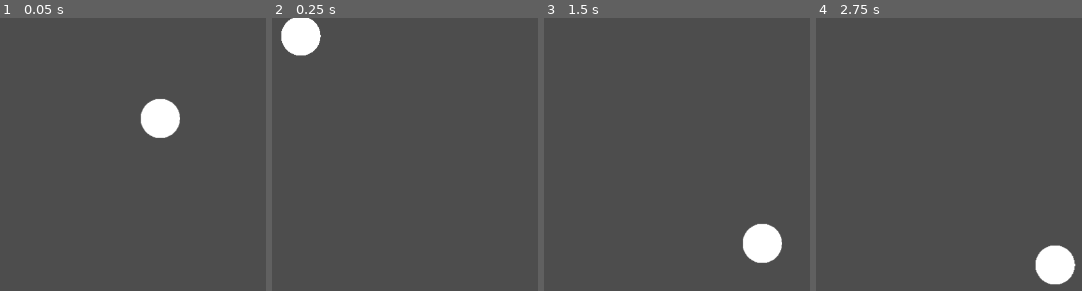
Above: before the commit, frames 1-4 (left to right).
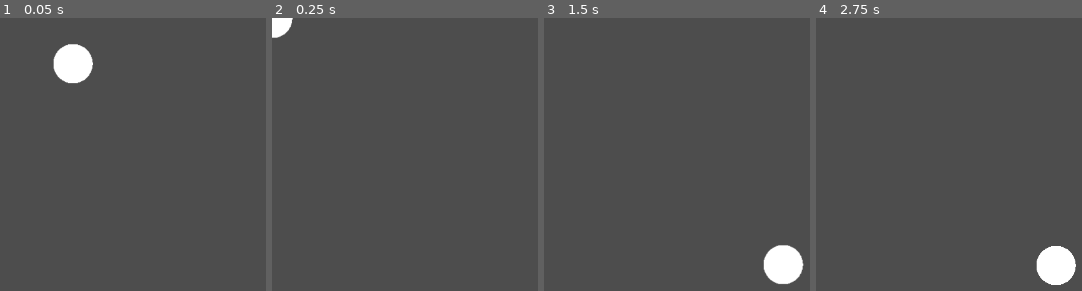
Above: after the commit, the same moments.

Repository: superwhack/counter-intuitive
Game: Godot game, scene res://scenes/main.tscn
Two runs of this game, one before a commit and one after it. Both use one fixed random seed, a clock stepped at 60 frames per second and the inputs below.
Inputs (mouse positions are in pixels of both pictures, inside the frame that each line leads up to):
- Up to frame 1 (0.05 s): no input
- Up to frame 2 (0.25 s): no input
- Up to frame 3 (1.5 s): move the mouse to (546, 20) at 0.52 s; press the mouse at (546, 20) at 0.53 s; tap Enter at 1.25 s; move the mouse to (783, 266) at 1.27 s; release the mouse at (783, 266) at 1.28 s; click (783, 266) at 1.35 s
- Up to frame 4 (2.75 s): move the mouse to (outside the picture) at 2.02 s; press the mouse at (outside the picture) at 2.03 s

The runs differ from the first frame. In frame 1, 3.5% of the frame differs, in the area x 19-68%, y 9-44%; in frame 2, 1.9%; in frame 3, 3.0%; in frame 4, 0.2%.

Commit message:
changed pickup

Diff:
--- a/counter-intuitive/scenes/counter.gd
+++ b/counter-intuitive/scenes/counter.gd
@@ -6,6 +6,7 @@
 var deltaPosition : Vector2
 var desiredPosition : Vector2
 
+var hover : bool = false;
 func _ready() -> void:
 	pass # Replace with function body.
 
@@ -13,6 +14,9 @@
 # Called every frame. 'delta' is the elapsed time since the previous frame.
 func _process(delta: float) -> void:
 
+	if (Input.is_action_just_pressed("click")):
+		if (hover == true):
+			pickedUp = true;
 	if (pickedUp) :
 		if (Input.is_action_pressed("click") == false):
 			pickedUp = false
@@ -20,14 +24,24 @@
 		deltaPosition = get_viewport().get_mouse_position() - initialMousePosition;
 		desiredPosition = initialPosition + deltaPosition;
 
-		position = position.lerp(desiredPosition, delta * 8)
-	pass
-
-	position = position.lerp(desiredPosition, delta * 8)
+	position = position.lerp(desiredPosition, delta * 20)
 
 
-func _input_event(viewport: Viewport, event: InputEvent, shape_idx: int) -> void:
-	if (event is InputEventMouseButton) :
-		pickedUp = true
-		initialPosition = position;
-		initialMousePosition = get_viewport().get_mouse_position()
+#
+#
+#func _input_event(viewport: Viewport, event: InputEvent, shape_idx: int) -> void:
+	#if (event is InputEventMouseButton) :
+		#pickedUp = true
+		#initialPosition = position;
+		#initialMousePosition = get_viewport().get_mouse_position()
+		#
+	#
+
+
+func _on_mouse_entered() -> void:
+	hover = true;
+
+
+
+func _on_mouse_exited() -> void:
+	hover = false;
--- a/counter-intuitive/scenes/counter.tscn
+++ b/counter-intuitive/scenes/counter.tscn
@@ -15,3 +15,6 @@
 
 [node name="CollisionShape2D" type="CollisionShape2D" parent="."]
 shape = SubResource("CircleShape2D_8e5hq")
+
+[connection signal="mouse_entered" from="." to="." method="_on_mouse_entered"]
+[connection signal="mouse_exited" from="." to="." method="_on_mouse_exited"]
